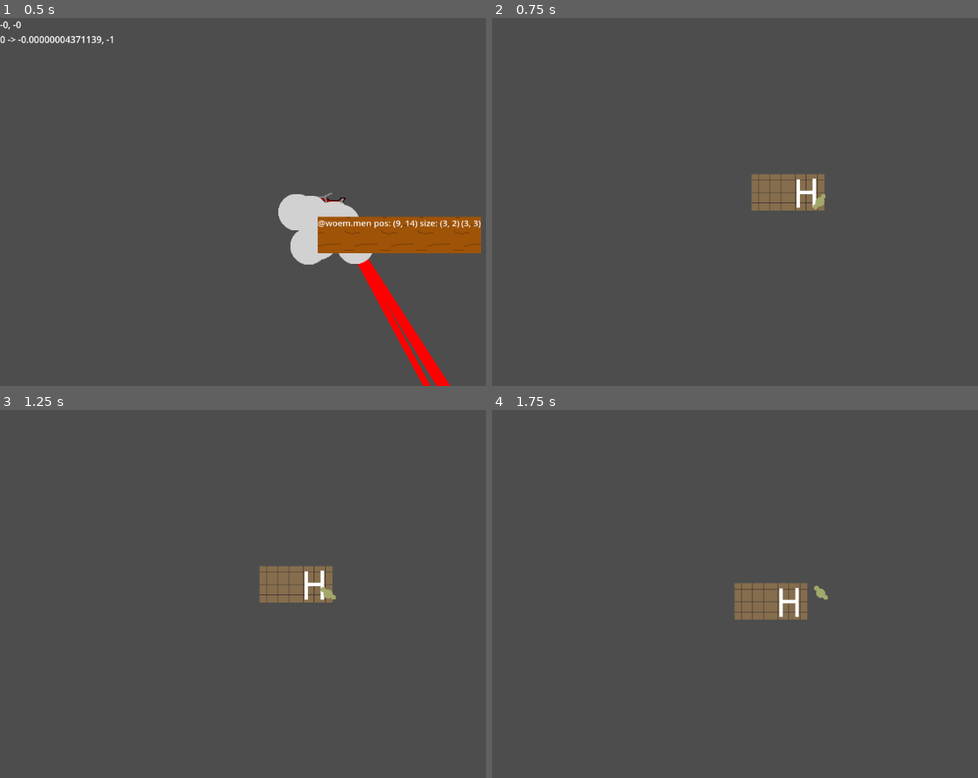
Above: before the commit, frames 1-4 (two rows, left to right).
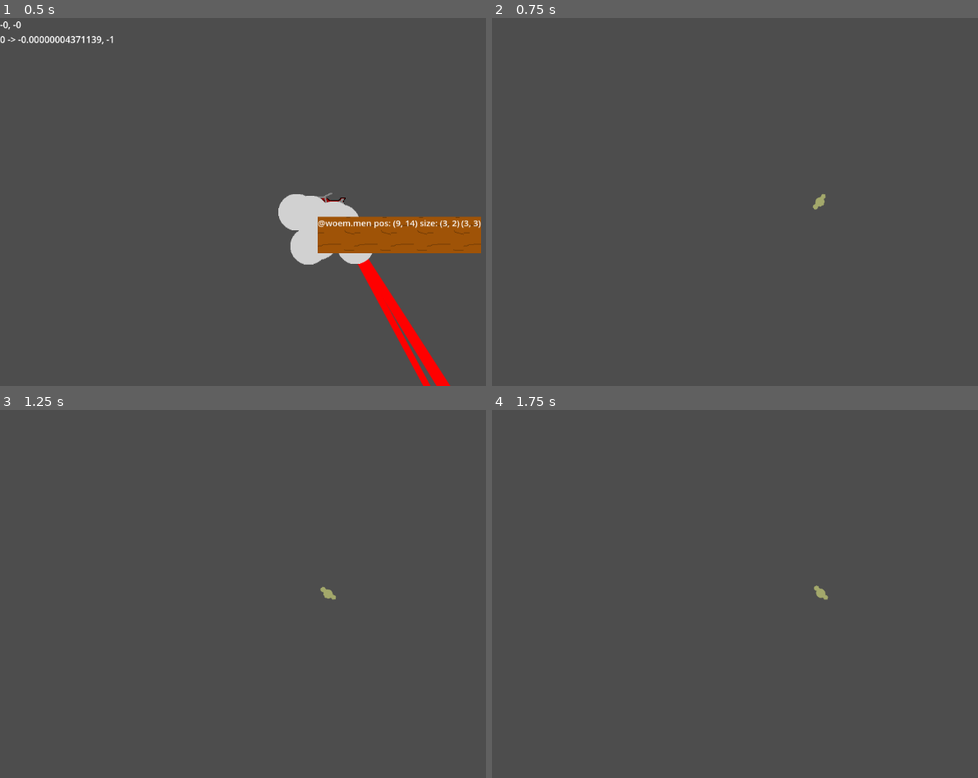
Above: after the commit, the same moments.

Repository: Doubi88/FediExpress
Game: Godot game, scene res://CloudWorld/cloud_world.tscn
Same seed, same stepped clock (60 frames per second), same inputs: the game is played once before the commit and once after it. Before the commit the project starts from res://cloud_world.tscn.
Inputs:
- Up to frame 1 (0.5 s): no input
- Up to frame 2 (0.75 s): tap Enter (enter_leave vehicle) at 0.5, 0.6 s; hold D (walk right) from 0.53 s (still down)
- Up to frame 3 (1.25 s): keep holding D (walk right)
- Up to frame 4 (1.75 s): release D (walk right) at 1.28 s; hold S (throttle down) from 1.28 s (still down); tap Enter (enter_leave vehicle) at 1.35 s

Frame 1 is identical in both runs. In frame 2, 1.4% of the frame differs, in the area x 53-69%, y 42-53%; in frame 3, 1.4%; in frame 4, 1.4%, in the area x 49-65%, y 46-58%.
Error after the commit: Invalid access to property or key 'position' on a base object of type 'null instance'. (res://TopDownWorld/server_world.gd:19)

Commit message:
Added Tileset

Diff:
--- a/cloud_world.tscn
+++ b/CloudWorld/cloud_world.tscn
@@ -1,6 +1,6 @@
 [gd_scene load_steps=3 format=3 uid="uid://brj830wsnhnq1"]
 
-[ext_resource type="Script" path="res://cloud_world.gd" id="1_ije8m"]
+[ext_resource type="Script" path="res://CloudWorld/cloud_world.gd" id="1_ije8m"]
 [ext_resource type="Script" path="res://TargetCamera.gd" id="4_o5g1a"]
 
 [node name="CloudWorld" type="Node2D"]
--- a/TopDownWorld/server_world.tscn
+++ b/TopDownWorld/server_world.tscn
@@ -1,18 +1,16 @@
 [gd_scene load_steps=5 format=3 uid="uid://de077qmf65hq4"]
 
 [ext_resource type="Script" path="res://TopDownWorld/server_world.gd" id="1_t6ntf"]
-[ext_resource type="Texture2D" uid="uid://v6qgxtmh5whj" path="res://TopDownWorld/HeliLanding.png" id="2_1m5w0"]
+[ext_resource type="TileSet" uid="uid://dh05hcttl2uk2" path="res://TopDownWorld/tileset.tres" id="2_gvcic"]
 [ext_resource type="Script" path="res://TargetCamera.gd" id="3_s6wta"]
 [ext_resource type="PackedScene" uid="uid://1bxnxjuqhb07" path="res://TopDownWorld/top_down_player.tscn" id="4_oxbcu"]
 
 [node name="ServerWorld" type="Node2D"]
 script = ExtResource("1_t6ntf")
 
-[node name="TilesParent" type="Node" parent="."]
-
-[node name="HeliLanding" type="Sprite2D" parent="TilesParent"]
-position = Vector2(3, -1)
-texture = ExtResource("2_1m5w0")
+[node name="TilesParent" type="TileMap" parent="."]
+tile_set = ExtResource("2_gvcic")
+format = 2
 
 [node name="TargetCamera" type="Camera2D" parent="." node_paths=PackedStringArray("target")]
 script = ExtResource("3_s6wta")
--- /dev/null
+++ b/TopDownWorld/tileset.tres
@@ -0,0 +1,10 @@
+[gd_resource type="TileSet" load_steps=3 format=3 uid="uid://dh05hcttl2uk2"]
+
+[ext_resource type="Texture2D" uid="uid://c3r4ipr6p8cj1" path="res://TopDownWorld/Tileset.png" id="1_dls85"]
+
+[sub_resource type="TileSetAtlasSource" id="TileSetAtlasSource_xqemt"]
+texture = ExtResource("1_dls85")
+texture_region_size = Vector2i(32, 32)
+
+[resource]
+sources/0 = SubResource("TileSetAtlasSource_xqemt")
--- a/project.godot
+++ b/project.godot
@@ -11,7 +11,7 @@
 [application]
 
 config/name="FediMailman"
-run/main_scene="res://cloud_world.tscn"
+run/main_scene="res://CloudWorld/cloud_world.tscn"
 config/features=PackedStringArray("4.2", "Forward Plus")
 config/icon="res://icon.svg"
 
Renamed: cloud_world.gd -> CloudWorld/cloud_world.gd
Binary file added: TopDownWorld/Tileset.png
Not shown, added: TopDownWorld/Tileset.png.import
Not shown, added: TopDownWorld/Tileset.pxo
